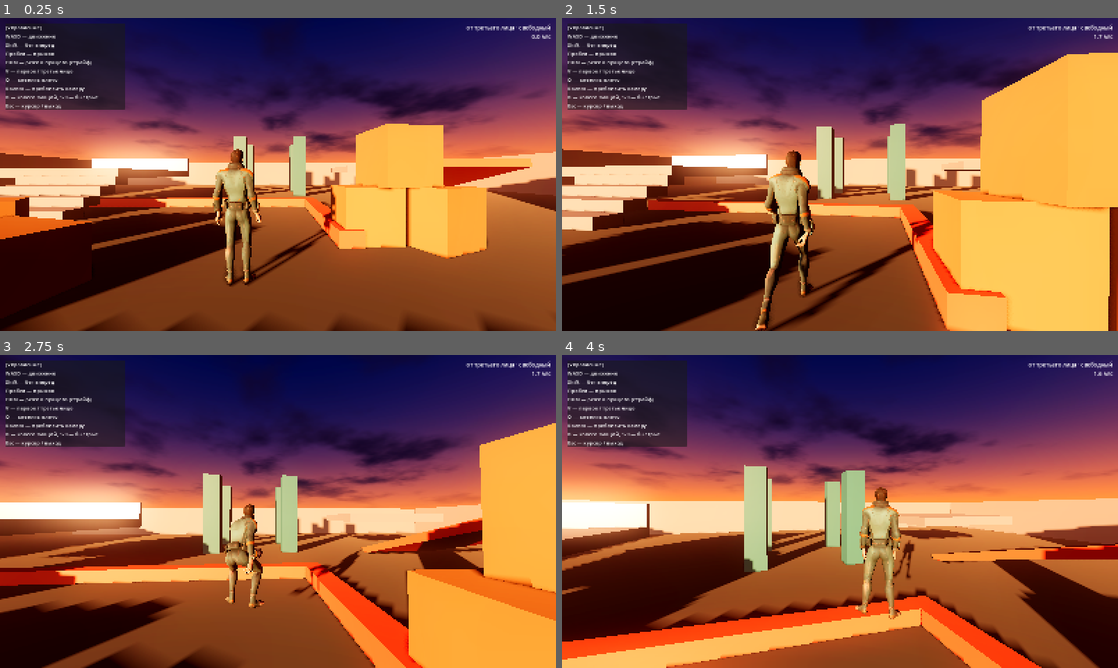
Above: before the commit, frames 1-4 (two rows, left to right).
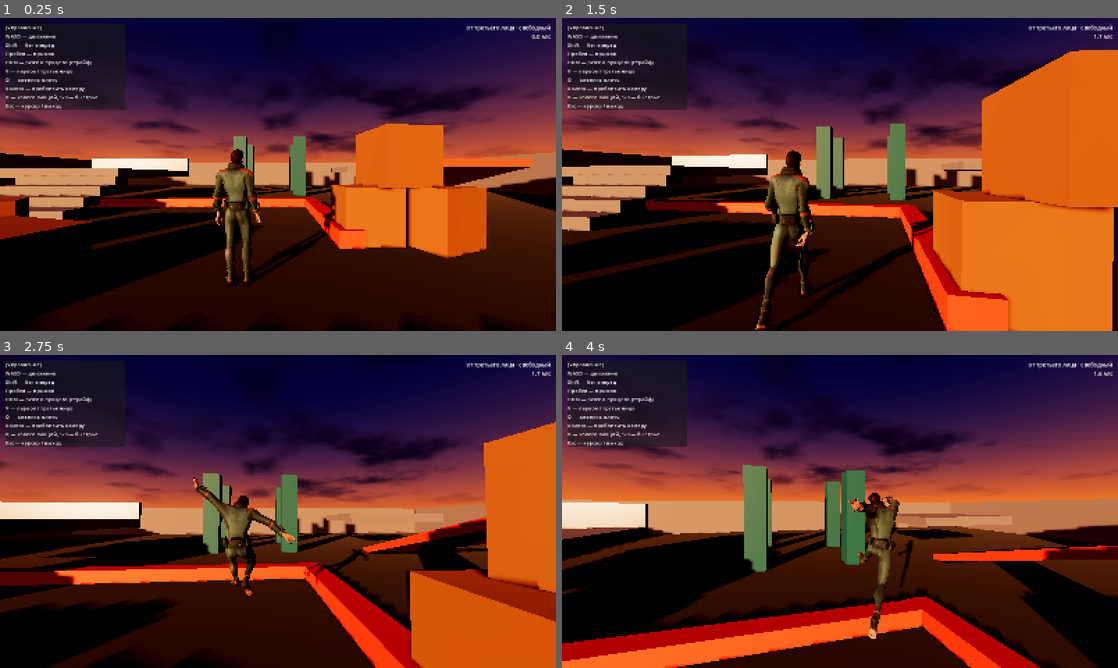
Above: after the commit, the same moments.

Repository: gazpromivanovic-boop/Sex
Game: Godot game, scene res://scenes/main.tscn
Same seed, same stepped clock (60 frames per second), same inputs: the game is played once before the commit and once after it.
Inputs (mouse positions are in pixels of both pictures, inside the frame that each line leads up to):
- Up to frame 1 (0.25 s): no input
- Up to frame 2 (1.5 s): move the mouse to (867, 174) at 0.52 s; hold Space (jump) 0.53-1.28 s; hold W (move_forward) from 0.53 s (still down); move the mouse to (812, 174) at 1.27 s; right-click (812, 174) at 1.35 s
- Up to frame 3 (2.75 s): keep holding W (move_forward); tap Space (jump) at 1.52, 1.55, 1.82 s; move the mouse to (289, 505) at 2.02 s; hold Space (jump) from 2.03 s (still down); tap B (emote_wheel) at 2.1 s
- Up to frame 4 (4 s): keep holding W (move_forward); move the mouse to (834, 517) at 2.77 s; release Space (jump) at 2.78 s; tap Shift (sprint) at 2.85 s; tap Space (jump) at 3.02, 3.05, 3.32, 3.77, 3.8 s; move the mouse to (878, 514) at 3.52 s; hold Q (swap_shoulder) from 3.53 s (still down)

The runs differ from the first frame. In frame 1, 69% of the frame differs, in the area x 0-100%, y 0-100%; in frame 2, 68%; in frame 3, 68%; in frame 4, 73%.

Commit message:
Убавил пересвет заката, вырезал прыжок с места
Сцена уходила в молоко: объёмный туман плотностью 0.022 при энергии рассеяния
3.5, свечение с порогом 0.85 и два ореола неба поверх горизонта складывались
далеко за единицу. Убавлено по всем каналам разом — туман до 0.005, энергия
рассеяния до 1.0, порог свечения до 1.35, белая точка тонемапа поднята до 8.0,
энергия неба в ambient до 0.45. Лучи остались, молоко ушло.

Прыжок с места убран целиком. Клип Jump — это 0.24 с приседания, 0.56 с полёта
и 1.37 с посадочного шага; физический прыжок держится в воздухе 0.63 с, и во
что-то читаемое это не складывается. Узлы JumpAnim/JumpSpeed/JumpShot удалены
из дерева, порог jump_min_speed не даёт оторваться от земли без разбега.
Остался RunJump — с шага он читается так же, как с бега.

Co-Authored-By: Claude Opus 5 <noreply@anthropic.com>

Diff:
--- a/assets/shaders/sunset_sky.gdshader
+++ b/assets/shaders/sunset_sky.gdshader
@@ -26,14 +26,14 @@
 // Угловой радиус диска в градусах. У настоящего солнца это 0.27°, но такое
 // пятно на закате не читается — берём заметно крупнее.
 uniform float sun_angular_size : hint_range(0.1, 15.0) = 2.2;
-uniform float sun_energy : hint_range(0.0, 40.0) = 8.0;
+uniform float sun_energy : hint_range(0.0, 40.0) = 4.5;
 uniform vec3 halo_color : source_color = vec3(1.0, 0.42, 0.14);
 // Ширина ореола вокруг солнца: больше значение — уже пятно.
 uniform float halo_tightness : hint_range(1.0, 200.0) = 22.0;
-uniform float halo_energy : hint_range(0.0, 8.0) = 2.4;
+uniform float halo_energy : hint_range(0.0, 8.0) = 1.0;
 // Второй, совсем широкий ореол — он и подкрашивает полнеба в тёплый.
 uniform float wash_tightness : hint_range(0.5, 20.0) = 2.5;
-uniform float wash_energy : hint_range(0.0, 4.0) = 0.55;
+uniform float wash_energy : hint_range(0.0, 4.0) = 0.18;
 
 group_uniforms ground;
 uniform vec3 ground_color : source_color = vec3(0.045, 0.04, 0.06);
--- a/scenes/default_env.tres
+++ b/scenes/default_env.tres
@@ -6,17 +6,17 @@
 shader = ExtResource("1_sky")
 shader_parameter/zenith_color = Color(0.055, 0.09, 0.25, 1)
 shader_parameter/mid_color = Color(0.42, 0.28, 0.42, 1)
-shader_parameter/horizon_color = Color(1, 0.46, 0.17, 1)
+shader_parameter/horizon_color = Color(0.95, 0.42, 0.15, 1)
 shader_parameter/horizon_falloff = 7.0
 shader_parameter/mid_falloff = 2.0
 shader_parameter/sun_color = Color(1, 0.82, 0.58, 1)
 shader_parameter/sun_angular_size = 2.2
-shader_parameter/sun_energy = 8.0
+shader_parameter/sun_energy = 4.5
 shader_parameter/halo_color = Color(1, 0.42, 0.14, 1)
 shader_parameter/halo_tightness = 22.0
-shader_parameter/halo_energy = 2.4
+shader_parameter/halo_energy = 1.0
 shader_parameter/wash_tightness = 2.5
-shader_parameter/wash_energy = 0.55
+shader_parameter/wash_energy = 0.18
 shader_parameter/ground_color = Color(0.045, 0.04, 0.06, 1)
 shader_parameter/ground_blend = 0.06
 shader_parameter/cloud_amount = 0.5
@@ -33,9 +33,10 @@
 background_mode = 2
 sky = SubResource("Sky")
 ambient_light_source = 3
+ambient_light_energy = 0.45
 reflected_light_source = 2
 tonemap_mode = 3
-tonemap_white = 4.0
+tonemap_white = 8.0
 ssao_enabled = true
 ssao_radius = 0.9
 ssao_intensity = 1.6
@@ -45,28 +46,30 @@
 glow_levels/4 = 1.0
 glow_levels/5 = 0.7
 glow_normalized = true
-glow_intensity = 1.1
-glow_bloom = 0.12
-glow_hdr_threshold = 0.85
+glow_intensity = 0.5
+glow_bloom = 0.02
+glow_hdr_threshold = 1.35
+glow_hdr_scale = 1.0
+glow_blend_mode = 2
 fog_enabled = true
 fog_light_color = Color(0.78, 0.44, 0.29, 1)
-fog_light_energy = 1.3
-fog_sun_scatter = 0.55
-fog_density = 0.0055
+fog_light_energy = 0.7
+fog_sun_scatter = 0.28
+fog_density = 0.0018
 fog_sky_affect = 0.0
 fog_height = -6.0
-fog_height_density = 0.08
+fog_height_density = 0.015
 volumetric_fog_enabled = true
-volumetric_fog_density = 0.022
+volumetric_fog_density = 0.005
 volumetric_fog_albedo = Color(1, 0.86, 0.76, 1)
 volumetric_fog_emission = Color(0.06, 0.03, 0.02, 1)
-volumetric_fog_emission_energy = 0.4
-volumetric_fog_gi_inject = 0.6
+volumetric_fog_emission_energy = 0.0
+volumetric_fog_gi_inject = 0.15
 volumetric_fog_anisotropy = 0.55
-volumetric_fog_length = 90.0
-volumetric_fog_ambient_inject = 0.4
+volumetric_fog_length = 64.0
+volumetric_fog_ambient_inject = 0.08
 volumetric_fog_sky_affect = 0.0
 adjustment_enabled = true
-adjustment_brightness = 1.02
-adjustment_contrast = 1.06
-adjustment_saturation = 1.12
+adjustment_brightness = 0.95
+adjustment_contrast = 1.1
+adjustment_saturation = 1.05
--- a/scenes/main.tscn
+++ b/scenes/main.tscn
@@ -160,9 +160,9 @@
 position = Vector3(6, 14, 6)
 rotation = Vector3(-0.183260, -0.610865, 0.000000)
 light_color = Color(1, 0.71, 0.45, 1)
-light_energy = 2.1
+light_energy = 1.2
 light_angular_distance = 1.2
-light_volumetric_fog_energy = 3.5
+light_volumetric_fog_energy = 1.0
 shadow_enabled = true
 shadow_bias = 0.1
 shadow_normal_bias = 1.5
--- a/scenes/player.tscn
+++ b/scenes/player.tscn
@@ -72,15 +72,6 @@
 fadein_time = 0.15
 fadeout_time = 0.25
 
-[sub_resource type="AnimationNodeAnimation" id="Anim_jump"]
-animation = &"Jump"
-
-[sub_resource type="AnimationNodeTimeScale" id="TimeScale_jump"]
-
-[sub_resource type="AnimationNodeOneShot" id="OneShot_jump"]
-fadein_time = 0.05
-fadeout_time = 0.22
-
 [sub_resource type="AnimationNodeAnimation" id="Anim_run_jump"]
 animation = &"RunJump"
 
@@ -115,12 +106,6 @@
 nodes/TurnRightAnim/position = Vector2(360, -60)
 nodes/TurnRightShot/node = SubResource("OneShot_turn_right")
 nodes/TurnRightShot/position = Vector2(580, 160)
-nodes/JumpAnim/node = SubResource("Anim_jump")
-nodes/JumpAnim/position = Vector2(360, -240)
-nodes/JumpSpeed/node = SubResource("TimeScale_jump")
-nodes/JumpSpeed/position = Vector2(580, -240)
-nodes/JumpShot/node = SubResource("OneShot_jump")
-nodes/JumpShot/position = Vector2(800, 160)
 nodes/RunJumpAnim/node = SubResource("Anim_run_jump")
 nodes/RunJumpAnim/position = Vector2(580, -420)
 nodes/RunJumpSpeed/node = SubResource("TimeScale_run_jump")
@@ -132,7 +117,7 @@
 nodes/EmoteShot/node = SubResource("OneShot_emote")
 nodes/EmoteShot/position = Vector2(1260, 160)
 nodes/output/position = Vector2(1500, 160)
-node_connections = [&"RunBlend", 0, &"Locomotion", &"RunBlen …(154 unchanged characters)… "TurnRightShot", 1, &"TurnRightAnim", &"JumpSpeed", 0, &"JumpAnim", &"JumpShot", 0, &"TurnRightShot", &"JumpShot", 1, &"JumpSpeed", &"RunJumpSpeed", 0, &"RunJumpAnim", &"RunJumpShot", 0, &"JumpShot", &"RunJumpShot", 1, &"RunJumpSpeed …(94 unchanged characters)…
+node_connections = [&"RunBlend", 0, &"Locomotion", &"RunBlen …(154 unchanged characters)… "TurnRightShot", 1, &"TurnRightAnim", &"RunJumpSpeed", 0, &"RunJumpAnim", &"RunJumpShot", 0, &"TurnRightShot", &"RunJumpShot", 1, &"RunJumpSpeed …(94 unchanged characters)…
 
 [node name="Player" type="CharacterBody3D" groups=["player"]]
 collision_layer = 2
--- a/scripts/player.gd
+++ b/scripts/player.gd
@@ -55,6 +55,10 @@
 ## Сколько времени нажатие пробела ждёт приземления (jump buffer), сек.
 ## Нажал чуть раньше касания земли — прыжок всё равно случится.
 @export var jump_buffer_time: float = 0.14
+## Минимальная скорость, с которой разрешён прыжок, м/с. Прыжка с места нет:
+## в паке под него только клип Jump с полусекундным приседанием и посадочным
+## шагом, который ни во что игровое не укладывается. Прыгаем с шага и с бега.
+@export var jump_min_speed: float = 0.8
 
 @export_group("Ступеньки")
 ## Максимальная высота препятствия, на которое персонаж заходит сам —
@@ -110,27 +114,20 @@
 @export var anim_sprint_reference: float = 6.05
 @export var anim_speed_min: float = 0.6
 @export var anim_speed_max: float = 1.6
-## Подгонять темп анимаций прыжка под реальное время полёта. Клип «Jump» длится
-## 2.17 с, а прыжок держится в воздухе меньше секунды: без подгонки персонаж
-## успевает приземлиться, пока анимация ещё приседает перед отрывом.
+## Подгонять темп анимации прыжка под реальное время полёта. Без подгонки клип
+## живёт своей жизнью: персонаж успевает приземлиться, пока анимация ещё
+## готовится к отрыву.
 @export var fit_jump_anim: bool = true
-## Предел темпа анимаций прыжка, чтобы клип не мелькал.
+## Предел темпа анимации прыжка, чтобы клип не мелькал.
 @export var jump_anim_max_speed: float = 3.4
-## Во сколько раз ускорить анимацию прыжка с места, если подгонка выключена.
-@export var jump_anim_speed: float = 1.8
-## То же для прыжка с разбега.
+## Во сколько раз ускорить анимацию прыжка, если подгонка выключена.
 @export var run_jump_anim_speed: float = 1.3
-## Момент клипа Jump, когда стопы отрываются от пола, сек. Всё, что раньше, —
-## приседание перед прыжком; в игре отрыв мгновенный, поэтому оно срезается.
-@export var jump_takeoff_time: float = 0.24
-## Момент клипа Jump, когда стопы снова касаются пола, сек. По нему и считается
+## Момент клипа RunJump, когда стопы отрываются от пола, сек. Всё, что раньше, —
+## подготовка к отрыву; в игре отрыв мгновенный, поэтому она срезается.
+@export var run_jump_takeoff_time: float = 0.10
+## Момент клипа RunJump, когда стопы снова касаются пола, сек. По нему и считается
 ## темп: касание в анимации должно совпасть с касанием в физике.
-@export var jump_land_time: float = 0.80
-## То же для клипа RunJump.
-@export var run_jump_takeoff_time: float = 0.10
 @export var run_jump_land_time: float = 0.60
-## С какой скорости прыжок проигрывается анимацией разбега, а не с места.
-@export var run_jump_speed_threshold: float = 2.6
 ## На сколько градусов должна разойтись камера и корпус, чтобы включился разворот на месте.
 @export var turn_in_place_angle: float = 50.0
 
@@ -299,8 +296,6 @@
 ## Подгоняет клипы прыжка под физику: приседание перед отрывом срезается, а темп
 ## берётся такой, чтобы касание земли в анимации совпало с касанием в игре.
 func _fit_jump_anims() -> void:
-	_fit_jump_clip("JumpAnim", "parameters/JumpSpeed/scale", "Jump",
-		jump_takeoff_time, jump_land_time, jump_anim_speed)
 	_fit_jump_clip("RunJumpAnim", "parameters/RunJumpSpeed/scale", "RunJump",
 		run_jump_takeoff_time, run_jump_land_time, run_jump_anim_speed)
 
@@ -511,16 +506,14 @@
 			_jump_held = false
 		velocity.y = maxf(velocity.y - gravity * delta, -terminal_velocity)
 
-	if jump_buffer_timer > 0.0 and coyote_timer > 0.0:
+	# с места не прыгаем: под это в паке нет годной анимации
+	if (jump_buffer_timer > 0.0 and coyote_timer > 0.0
+			and get_horizontal_speed() > jump_min_speed):
 		velocity.y = sqrt(2.0 * _base_gravity * jump_height)
 		jump_buffer_timer = 0.0
 		coyote_timer = 0.0
 		_jump_held = true
-		# с разбега — своя анимация, с места — своя
-		if get_horizontal_speed() > run_jump_speed_threshold:
-			_fire("parameters/RunJumpShot/request")
-		else:
-			_fire("parameters/JumpShot/request")
+		_fire("parameters/RunJumpShot/request")
 
 
 ## К какой скорости стремимся: режим, отклонение стика и поправка на лестницу.
@@ -574,7 +567,6 @@
 ## Гасит анимации прыжка и просаживает камеру тем сильнее, чем жёстче удар.
 func _on_landed() -> void:
 	_jump_held = false
-	_fire("parameters/JumpShot/request", AnimationNodeOneShot.ONE_SHOT_REQUEST_FADE_OUT)
 	_fire("parameters/RunJumpShot/request", AnimationNodeOneShot.ONE_SHOT_REQUEST_FADE_OUT)
 	_land_dip = land_dip * clampf((_fall_speed - 4.0) / 10.0, 0.0, 1.0)
 
--- a/tools/validate.gd
+++ b/tools/validate.gd
@@ -91,10 +91,9 @@
 			" head_y=", snappedf(_bone_y("Head"), 0.01),
 			" foot_y=", snappedf(_bone_y("LeftFoot"), 0.01))
 		print("###2 материал=", skel.get_node("Body").get_surface_override_material(0))
-		print("###2 время полёта=", snappedf(player.air_time(), 0.001), " с; темп Jump=",
-			snappedf(_p("JumpSpeed/scale"), 0.001), " RunJump=",
+		print("###2 время полёта=", snappedf(player.air_time(), 0.001), " с; темп RunJump=",
 			snappedf(_p("RunJumpSpeed/scale"), 0.001),
-			" (клипы начинаются с отрыва, касание должно совпасть с полётом)")
+			" (клип начинается с отрыва, касание должно совпасть с полётом)")
 		# таз не должен уезжать в сторону от капсулы ни в одной анимации
 		var arm_scale: float = skel.get_parent().scale.x
 		for n in ap.get_animation_list():
@@ -150,7 +149,7 @@
 
 	if frames == 404:
 		print("###6 прыжок с разбега: RunJump=", _p("RunJumpShot/active"),
-			" Jump=", _p("JumpShot/active"), " vel_y=", snappedf(player.velocity.y, 0.01))
+			" vel_y=", snappedf(player.velocity.y, 0.01))
 
 	if frames == 440:
 		print("###6 после приземления: on_floor=", player.is_on_floor(),
@@ -169,25 +168,33 @@
 		print("###7 доворот закончен: корпус=", snappedf(rad_to_deg(player.model_yaw), 0.1),
 			"° turning=", player.turning_in_place)
 		_place(Vector3(0.0, 0.2, 6.0), 0.0)
+		emote_y = player.global_position.y
+		Input.action_press("jump")          # стоим на месте: прыжка быть не должно
+
+	if frames == 580:
+		print("###8 прыжок с места заблокирован: dy=",
+			snappedf(player.global_position.y - emote_y, 0.001),
+			" скорость=", snappedf(player.get_horizontal_speed(), 0.01),
+			" (ждём нули)")
+		_clear_input()
+		Input.action_press("move_forward")  # а с шага — должен сработать
+
+	if frames == 595:
 		Input.action_press("jump")
 
-	if frames == 563:
-		print("###8 прыжок с места запущен: Jump=", _p("JumpShot/active"),
-			" RunJump=", _p("RunJumpShot/active"))
-
-	if frames == 590:
+	if frames == 620:
 		Input.action_release("jump")        # отпускаем после верхней точки — не обрезаем
 
-	if frames > 560 and frames < 640:
+	if frames > 595 and frames < 650:
 		peak_y = maxf(peak_y, player.global_position.y)
-		if _p("JumpShot/active"):
+		if _p("RunJumpShot/active"):
 			jump_shot_seen = true
 
-	if frames == 640:
-		print("###8 анимация прыжка с места отработала: ", jump_shot_seen)
+	if frames == 650:
+		_clear_input()
+		print("###8 прыжок с шага отработал: ", jump_shot_seen)
 		print("###8 высота прыжка=", snappedf(peak_y, 0.01),
-			" сейчас y=", snappedf(player.global_position.y, 0.01),
-			" on_floor=", player.is_on_floor())
+			" (ждём около 1.15) on_floor=", player.is_on_floor())
 		player.first_person = true
 		player._apply_view()
 		_place(Vector3(0.0, 0.2, 6.0), 0.0)   # дадим приземлиться перед замером
Not shown: 1 places in scenes/player.tscn that only renumber resources
Not shown, changed: README.md
